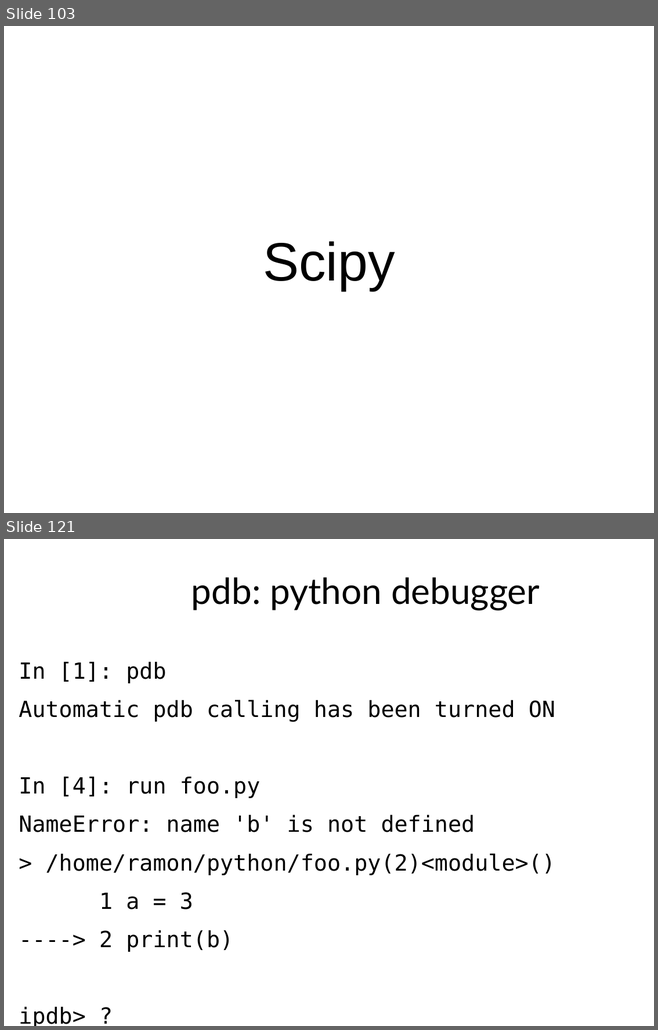
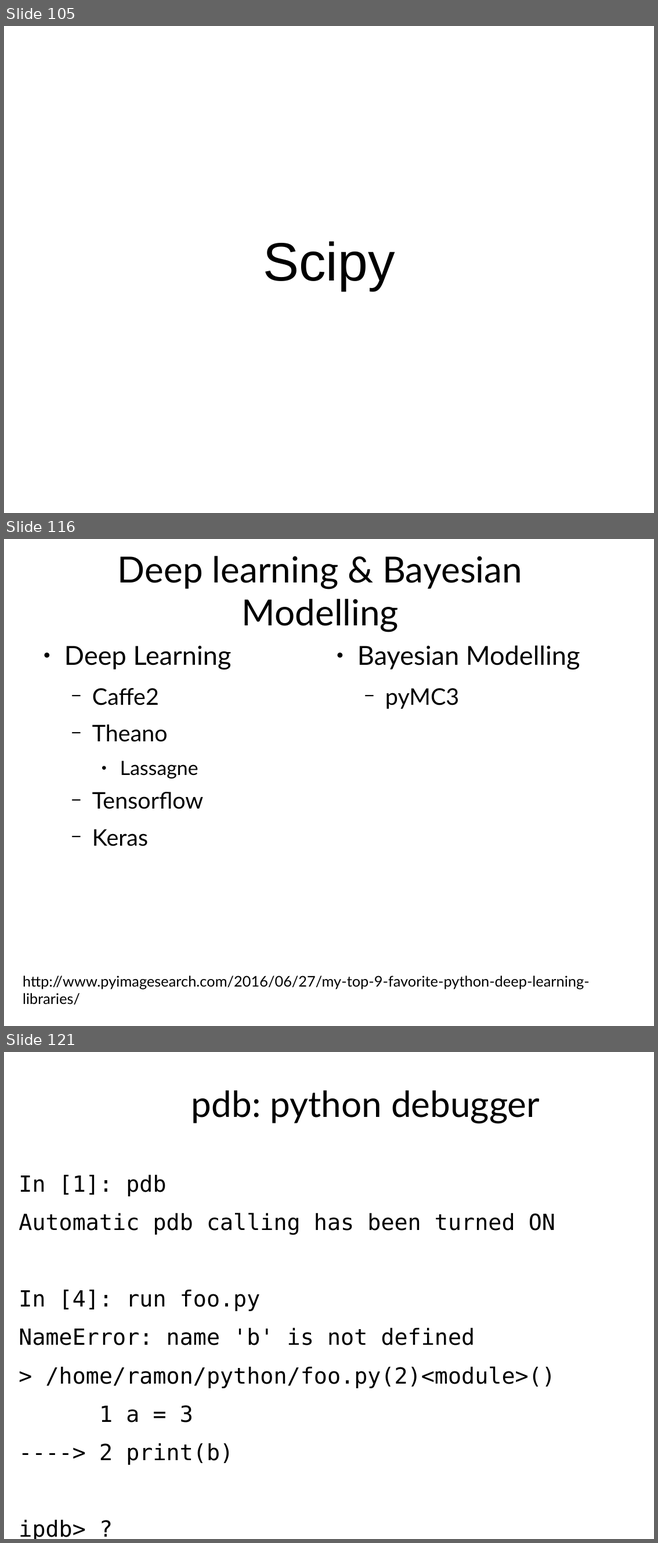
Before and after one commit to rcrehuet/Python_for_scientists_2023, a slide deck: slides/curs_python.odp. Shown one above the other, each under a label of ours: slides 103 and 121 before the commit, slides 105, 116 and 121 after it; the slides between them are not shown. The pictures are 658x1030 and 658x1543 pixels, drawn with LibreOffice and Linux fonts; fonts in the diff are those of the drawing. Boxes give left, top, right and bottom in pixels: in the first picture for what was removed or moved away, otherwise in the second. Text is boxed around its words. In the diff, an @@ line names an element or a change of style, - is before the commit and + after.

```diff
--- a/slides/curs_python.odp
+++ b/slides/curs_python.odp
@@ slide 116 added at (x1=4, y1=539, x2=654, y2=1026), background #FFFFFF @@
@@ title added at (x1=118, y1=556, x2=522, y2=632), 44 pt, text #000000 @@
+Deep learning & Bayesian Modelling
@@ text added at (x1=64, y1=646, x2=231, y2=846), 28 pt, text #000000 @@
+● Deep Learning
+  − Caffe2
+  − Theano
+    ● Lassagne
+  − Tensorflow
+  − Keras
@@ text added at (x1=357, y1=645, x2=580, y2=709), 32 pt, text #000000 @@
+● Bayesian Modelling
+  − pyMC3
@@ text added at (x1=23, y1=976, x2=589, y2=1005), 18 pt, text #000000 @@
+http://www.pyimagesearch.com/2016/06/27/my-top-9-favorite-python-deep-learning-libraries/
@@ what was slide 103 is now slide 105 @@
```
Also in this commit, not shown: 43 slides changed, 8 other slides added, 4 slides removed, 1 other file.
